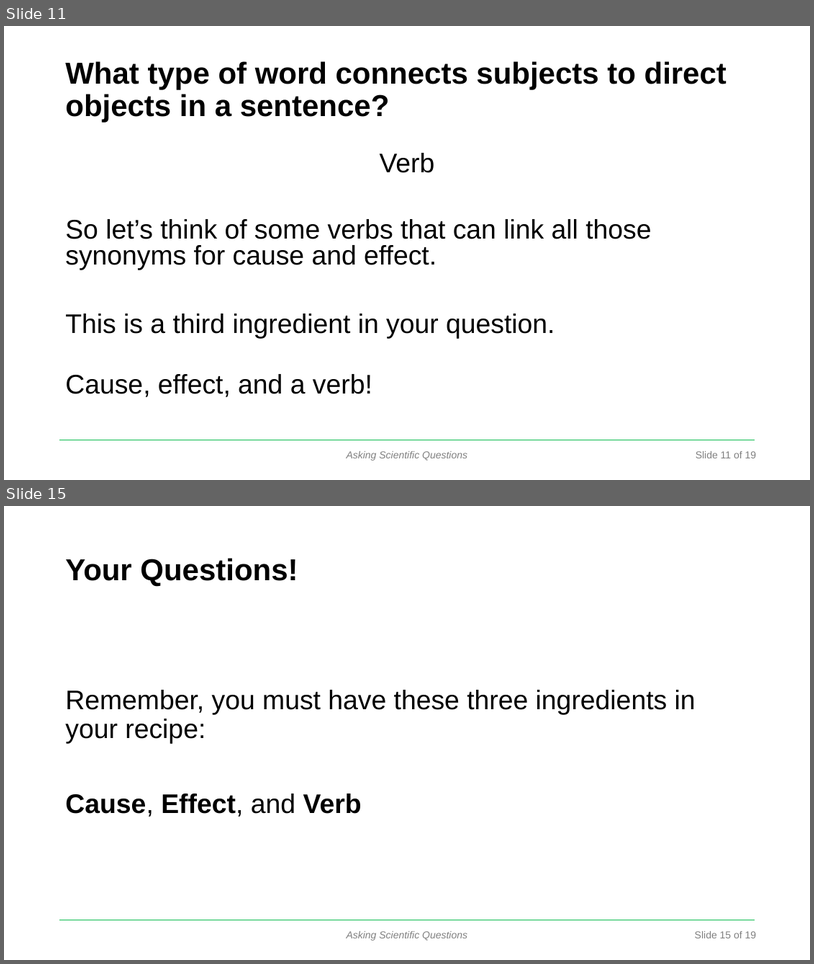
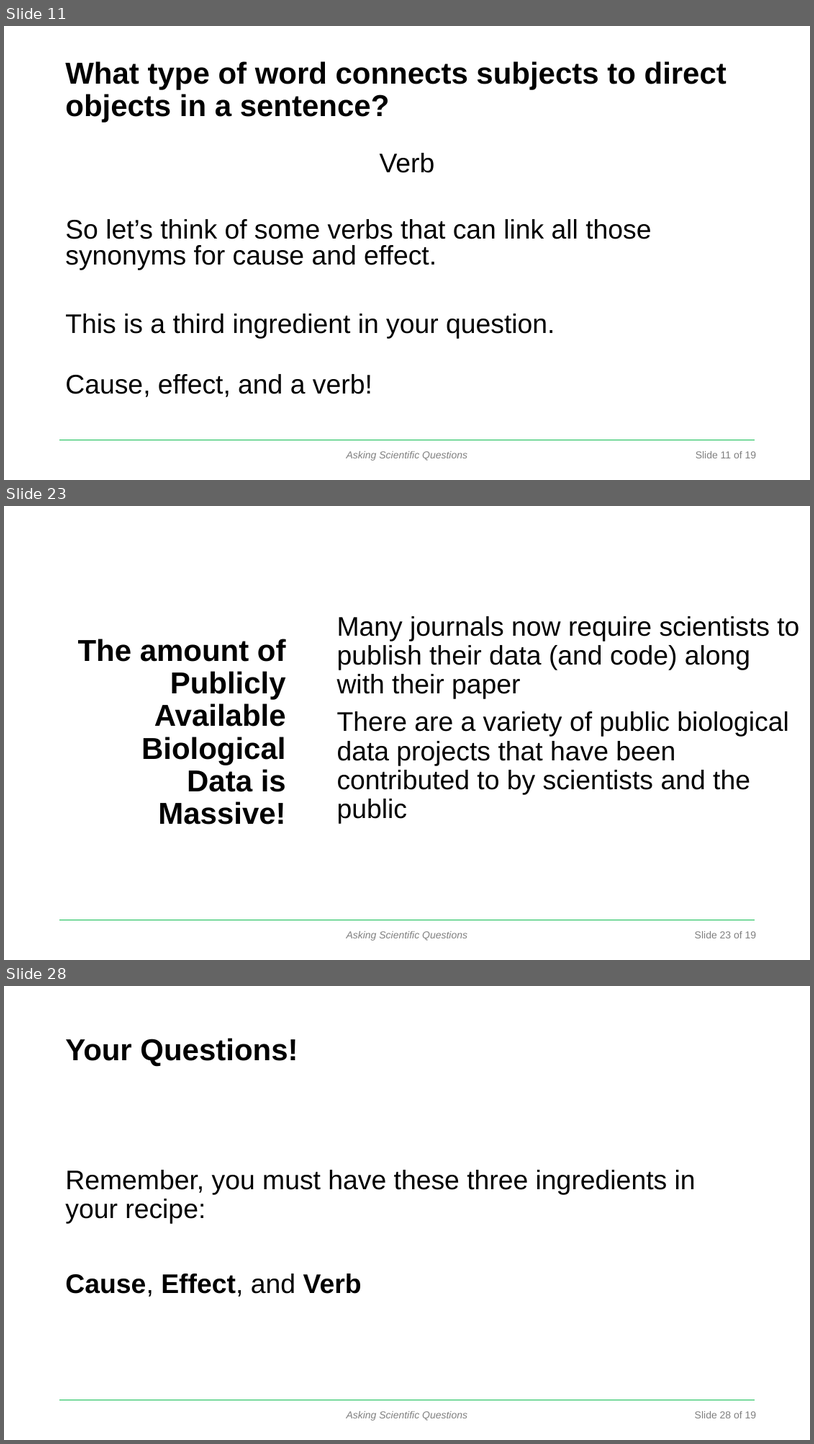
Before and after one commit to DataInvestigations/class_materials, a slide deck: lectures/le2_ask a question lecture/AskingQuestions-ppt-act.pptx. Shown one above the other, each under a label of ours: slides 11 and 15 before the commit, slides 11, 23 and 28 after it; the slides between them are not shown. The pictures are 814x964 and 814x1444 pixels, drawn with LibreOffice and Linux fonts; fonts in the diff are those of the drawing; background and template pictures are left out. Boxes give left, top, right and bottom in pixels: in the first picture for what was removed or moved away, otherwise in the second. Text is boxed around its words. In the diff, an @@ line names an element or a change of style, - is before the commit and + after.

```diff
--- a/lectures/le2_ask a question lecture/AskingQuestions-ppt-act.pptx
+++ b/lectures/le2_ask a question lecture/AskingQuestions-ppt-act.pptx
@@ slide 23 added at (4,506,810,960), background #FFFFFF; not listed: 3 template elements that a slide beside it also shows @@
@@ text added at (337,616,800,824), 32 pt, text #000000 @@
+Many journals now require scientists to publish their data (and code) along with their paper
+There are a variety of public biological data projects that have been contributed to by scientists and the public
@@ title added at (78,638,286,824), 36 pt, text #000000, bold @@
+The amount of Publicly Available Biological Data is Massive!
@@ what was slide 15 is now slide 28 @@
@@ text at (695,1411,757,1418): text changed @@
-Slide 15 of 19
+Slide 28 of 19
```
Also in this commit, not shown: 1 slide changed, 12 other slides added, 39 other files.
